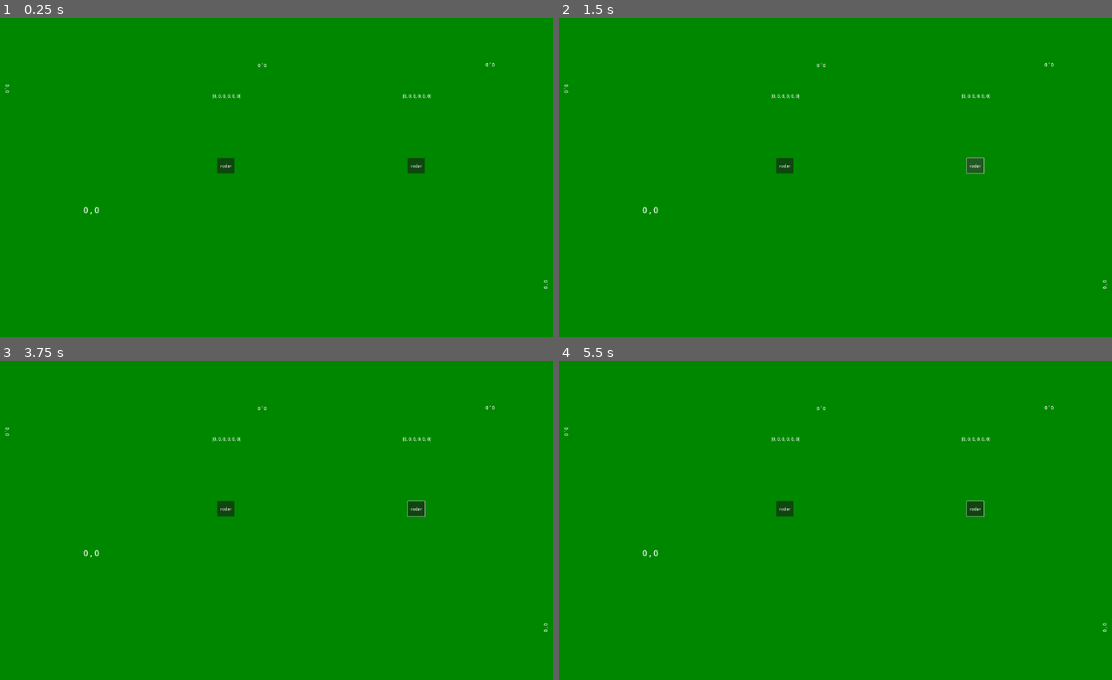
Above: before the commit, frames 1-4 (two rows, left to right).
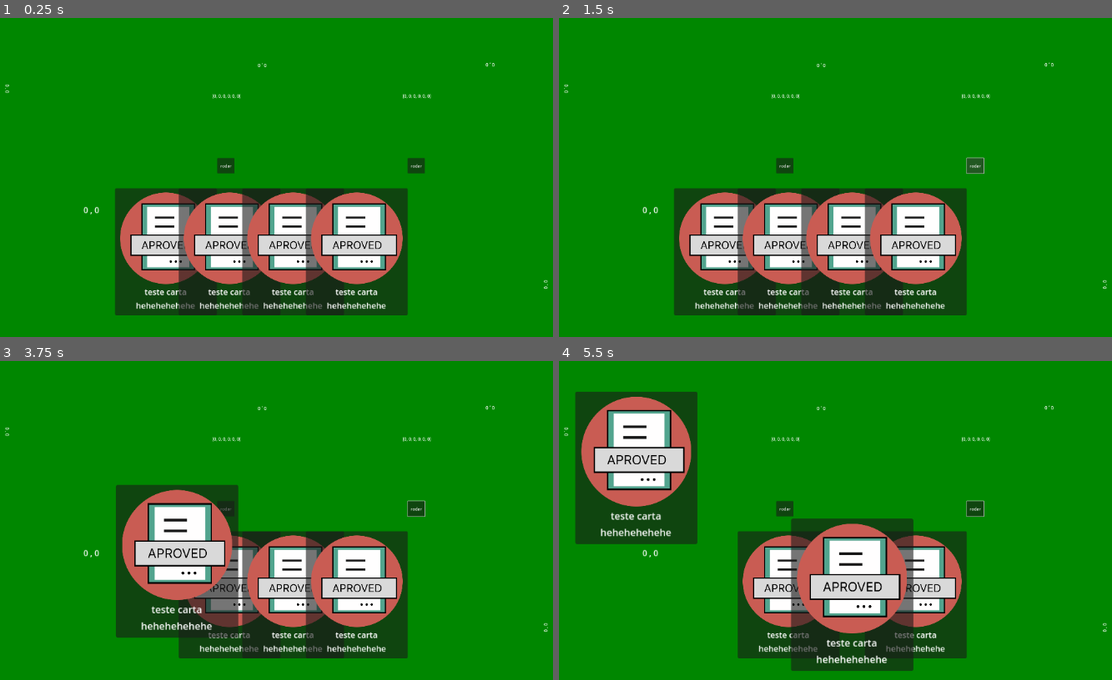
Above: after the commit, the same moments.

Repository: nitsuboy/greatestcardgame-retested
Game: Godot game, scene res://scenes/game_manager.tscn
Same seed, same stepped clock (60 frames per second), same inputs: the game is played once before the commit and once after it.
Inputs (mouse positions are in pixels of both pictures, inside the frame that each line leads up to):
- Up to frame 1 (0.25 s): no input
- Up to frame 2 (1.5 s): click "rodar" at 0.5 s; click "rodar" at 1.25 s
- Up to frame 3 (3.75 s): click "rodar" at 2 s; tap Enter at 2.75 s; move the mouse to (425, 504) at 2.77 s; press the mouse at (425, 504) at 2.78 s; release the mouse at (425, 504) at 3.5 s; tap Space at 3.5 s; drag from (143, 542) to (243, 597) at 3.52 s
- Up to frame 4 (5.5 s): move the mouse to (901, 440) at 4.27 s; press the mouse at (901, 440) at 4.28 s; release the mouse at (901, 440) at 5 s; tap Enter at 5 s; drag from (802, 597) to (636, 466) at 5.02 s

The runs differ from the first frame. In frame 1, 21% of the frame differs, in the area x 20-74%, y 53-94%; in frame 2, 21%; in frame 3, 24%; in frame 4, 29%, in the area x 2-74%, y 9-98%.

Commit message:
chore: conversao da versao antiga para sistemas

Diff:
--- /dev/null
+++ b/resources/cards/carta1.tres
@@ -0,0 +1,15 @@
+[gd_resource type="Resource" script_class="CardData" load_steps=6 format=3 uid="uid://8lycpvwmds8b"]
+
+[ext_resource type="Script" uid="uid://e28mjikyb0n" path="res://scripts/ECS/component.gd" id="1_rj3rp"]
+[ext_resource type="Script" uid="uid://bnwou8rf68emo" path="res://scripts/effect.gd" id="2_5yn54"]
+[ext_resource type="Script" uid="uid://d2pc1vut7peb" path="res://scripts/ECS/components/draggable_component.gd" id="2_rj3rp"]
+[ext_resource type="Script" uid="uid://m1q1ntk8pgeq" path="res://scripts/cards/card_data.gd" id="3_rj3rp"]
+
+[sub_resource type="Resource" id="Resource_h4buk"]
+script = ExtResource("2_rj3rp")
+metadata/_custom_type_script = "uid://d2pc1vut7peb"
+
+[resource]
+script = ExtResource("3_rj3rp")
+components = Array[ExtResource("1_rj3rp")]([SubResource("Resource_h4buk")])
+metadata/_custom_type_script = "uid://m1q1ntk8pgeq"
--- a/resources/decks/green.tres
+++ b/resources/decks/green.tres
@@ -1,8 +1,11 @@
-[gd_resource type="Resource" script_class="CardDeck" load_steps=3 format=3 uid="uid://p2xwfbsgorwg"]
+[gd_resource type="Resource" script_class="CardDeck" load_steps=4 format=3 uid="uid://p2xwfbsgorwg"]
 
 [ext_resource type="Script" uid="uid://m1q1ntk8pgeq" path="res://scripts/cards/card_data.gd" id="1_7ompg"]
+[ext_resource type="Resource" uid="uid://8lycpvwmds8b" path="res://resources/cards/carta1.tres" id="2_7ompg"]
 [ext_resource type="Script" uid="uid://bl3cdq0ctw2od" path="res://scripts/cards/card_deck.gd" id="3_cputv"]
 
 [resource]
 script = ExtResource("3_cputv")
+cards_data = Array[ExtResource("1_7ompg")]([ExtResource("2_7ompg")])
+cards_quantity = Array[int]([4])
 metadata/_custom_type_script = "uid://bl3cdq0ctw2od"
--- a/scenes/card.tscn
+++ b/scenes/card.tscn
@@ -92,7 +92,6 @@
 grow_horizontal = 2
 grow_vertical = 2
 
-[connection signal="property_list_changed" from="." to="." method="_on_property_list_changed"]
 [connection signal="gui_input" from="Control" to="." method="_on_gui_input"]
 [connection signal="mouse_entered" from="Control" to="." method="_on_mouse_entered"]
 [connection signal="mouse_exited" from="Control" to="." method="_on_mouse_exited"]
--- a/scenes/player.tscn
+++ b/scenes/player.tscn
@@ -1,8 +1,12 @@
-[gd_scene load_steps=5 format=3 uid="uid://dgnle58pk5bpt"]
+[gd_scene load_steps=7 format=3 uid="uid://dgnle58pk5bpt"]
 
 [ext_resource type="Script" uid="uid://b1lbx031i35g2" path="res://scripts/player.gd" id="1_v6fml"]
 [ext_resource type="Script" uid="uid://covflmnglvbhg" path="res://scripts/player_hand.gd" id="2_3li8b"]
 [ext_resource type="Script" uid="uid://dnrkl5fuddohw" path="res://scripts/drop_zone.gd" id="3_3li8b"]
+
+[sub_resource type="Curve" id="Curve_qhqgy"]
+
+[sub_resource type="Curve" id="Curve_dqkch"]
 
 [sub_resource type="RectangleShape2D" id="RectangleShape2D_3li8b"]
 size = Vector2(700, 300)
@@ -13,6 +17,8 @@
 
 [node name="PlayerHand" type="Node2D" parent="."]
 script = ExtResource("2_3li8b")
+hand_curve = SubResource("Curve_qhqgy")
+rotation_curve = SubResource("Curve_dqkch")
 metadata/_custom_type_script = "uid://covflmnglvbhg"
 
 [node name="DropZone" type="CollisionShape2D" parent="." node_paths=PackedStringArray("who_to_apply") groups=["dropplace"]]
--- a/scripts/ECS/component.gd
+++ b/scripts/ECS/component.gd
@@ -1 +1,2 @@
 @abstract class_name Component
+extends Resource
--- /dev/null
+++ b/scripts/ECS/components/draggable_component.gd
@@ -0,0 +1,5 @@
+class_name DraggableComponent
+extends Component
+
+var dragging := false
+var offset := Vector2.ZERO
--- /dev/null
+++ b/scripts/ECS/components/node_component.gd
@@ -0,0 +1,4 @@
+class_name NodeComponent
+extends Component
+
+var node: Node = null
--- /dev/null
+++ b/scripts/ECS/components/zoomable_component.gd
@@ -0,0 +1,4 @@
+class_name ZoomableComponent
+extends Component
+
+var zoom: float = 1.5
--- a/scripts/ECS/entity.gd
+++ b/scripts/ECS/entity.gd
@@ -13,6 +13,9 @@
 	next_id += 1
 	all_entities.append(self)
 
+func _notification(what: int):
+	if what == NOTIFICATION_PREDELETE:
+		all_entities.erase(self)
 
 static func get_all_entities() -> Array[Entity]:
 	return all_entities
--- a/scripts/ECS/event.gd
+++ b/scripts/ECS/event.gd
@@ -1,7 +1,7 @@
 @abstract class_name Event
 
 var treated: bool = false
-var args: EventArgs = null
+var args: Variant = null
 var targets: Array[Entity] = []
 
 
--- /dev/null
+++ b/scripts/ECS/events/card_gui_input_event.gd
@@ -0,0 +1,9 @@
+class_name CardGuiInputEvent
+extends Event
+
+func _init(event_args: InputEvent, target_entity: Entity):
+	args = event_args
+	targets = [target_entity]
+
+func treat(entity: Entity) -> void:
+	InputSystem.handle_gui_input(args, entity)
--- /dev/null
+++ b/scripts/ECS/systems/drag_system.gd
@@ -0,0 +1,47 @@
+extends System
+class_name DragSystem
+
+static func update(_delta: float) -> void:
+	for entity in Entity.get_all_entities():
+		var draggable = EntitySystem.get_comp(entity, DraggableComponent)
+		if not draggable:
+			continue
+		var node_comp = EntitySystem.get_comp(entity, NodeComponent)
+		if not node_comp:
+			continue
+
+		var node = node_comp.node
+
+		# Se estiver sendo arrastado, move com o mouse
+		if draggable.dragging:
+			node.global_position = node.get_global_mouse_position()
+			if node.get_parent() is PlayerHand:
+				node.get_parent().move_card(node)
+			Globals.is_dragging = true
+
+static func _with_draggable_node(entity: Entity, func_ref: Callable) -> void:
+	var draggable = EntitySystem.get_comp(entity, DraggableComponent)
+	if not draggable:
+		return
+	var node_comp = EntitySystem.get_comp(entity, NodeComponent)
+	if not node_comp:
+		return
+
+	func_ref.call(draggable, node_comp.node)
+
+static func on_drag_start(entity: Entity):
+	_with_draggable_node(entity, func(draggable, node):
+		node.get_child(1).mouse_default_cursor_shape = Control.CURSOR_DRAG
+		draggable.dragging = true
+		Globals.is_dragging = true
+		node.resize(1.2)
+		node.rotate(0.1, node.rotation)
+	)
+
+static func on_drag_end(entity: Entity):
+	_with_draggable_node(entity, func(draggable, node):
+		node.get_child(1).mouse_default_cursor_shape = Control.CURSOR_POINTING_HAND
+		draggable.dragging = false
+		Globals.is_dragging = false
+		node.move(0.1, node.snap_pos)
+	)
--- a/scripts/ECS/entity_system.gd
+++ b/scripts/ECS/systems/entity_system.gd
@@ -11,7 +11,7 @@
 
 
 ## Retorna o componente de determinado tipo se a entidade tiver, caso contrário retorna null
-static func try_comp(entity: Entity, comp_type: Script) -> Component:
+static func get_comp(entity: Entity, comp_type: Script) -> Component:
 	for component in entity.components:
 		if component.get_script() == comp_type:
 			return component
--- /dev/null
+++ b/scripts/ECS/systems/input_system.gd
@@ -0,0 +1,23 @@
+class_name InputSystem
+extends System
+
+static func handle_gui_input(event: InputEvent, entity: Entity) -> void:
+	var node_comp = EntitySystem.get_comp(entity, NodeComponent)
+	if not node_comp:
+		return
+
+	var card = node_comp.node
+
+	if event :
+		card.card_is_focused(true)
+	else:
+		card.card_is_focused(false)
+		return
+
+	# Encaminhar eventos de input para os sistemas adequados
+	if event.is_action_pressed("mouse_left"):
+		DragSystem.on_drag_start(entity)
+		ZoomSystem.on_zoom_start(entity)
+	elif event.is_action_released("mouse_left"):
+		DragSystem.on_drag_end(entity)
+		ZoomSystem.on_zoom_end(entity)
--- /dev/null
+++ b/scripts/ECS/systems/zoom_system.gd
@@ -0,0 +1,34 @@
+class_name ZoomSystem
+extends System
+
+static func _with_zoomable_node(entity: Entity, func_ref: Callable) -> void:
+	var zoomable = EntitySystem.get_comp(entity, ZoomableComponent)
+	if not zoomable:
+		return
+	var node_comp = EntitySystem.get_comp(entity, NodeComponent)
+	if not node_comp:
+		return
+
+	func_ref.call(zoomable, node_comp.node)
+
+static func on_zoom_start(entity:Entity) -> void:
+	_with_zoomable_node(entity, func(draggable, node):
+		Globals.is_dragging = true
+		node.get_child(1).mouse_default_cursor_shape = Control.CURSOR_HELP
+		var xf: Transform2D = node.get_global_transform()
+		var scale_x = xf.x.length()
+		var rodtation = xf.x.angle()
+		node.resize(1.5 / (scale_x / node.scale.x))
+		node.rotate(0.1, node.rotation - rodtation)
+		var disp_size: Vector2 = DisplayServer.window_get_size() / 2
+		var g_position: Vector2 = disp_size - node.global_position
+		node.move(0.1, g_position)
+	)
+
+static func on_zoom_end(entity:Entity) -> void:
+	_with_zoomable_node(entity, func(draggable, node):
+		Globals.is_dragging = false
+		node.get_child(1).mouse_default_cursor_shape = Control.CURSOR_HELP
+		node.card_is_focused(false)
+		node.move(0.1, node.snap_pos, node.snap_rot)
+	)
--- a/scripts/cards/card.gd
+++ b/scripts/cards/card.gd
@@ -1,5 +1,7 @@
 class_name Card
 extends Control
+
+var entity: Entity
 
 const CARD_TYPE = preload("res://scripts/cards/Enums.gd").CardType
 
@@ -18,21 +20,14 @@
 @onready var artwork = $Panel/MarginContainer/Front/Artwork
 #@onready var background = $BackgroundColorRect
 
-
-func _ready() -> void:
-	if card_data:
-		_apply_card_data()
-		for c in card_data.components:
-			c.ready(self)
-
-
-func _process(_delta: float) -> void:
-	if dragging:
-		global_position = get_global_mouse_position()
-		if get_parent() is PlayerHand:
-			holder.hand.move_card(self)
-		Globals.is_dragging = true
-
+func _ready():
+	entity = Entity.new()
+	var nc: NodeComponent = NodeComponent.new()
+	nc.node = self
+	entity.components.append(nc)
+	for c in card_data.components:
+		entity.components.append(c.duplicate())
+	print(EntitySystem.has_comp(entity,DraggableComponent))
 
 func _apply_card_data() -> void:
 	# Atualiza os elementos de UI
@@ -42,6 +37,7 @@
 	#background.color = _get_color_for_type(card_data)
 
 
+# interaction
 func card_is_focused(value: bool) -> void:
 	if Globals.is_dragging:
 		return
@@ -52,28 +48,19 @@
 		z_index = 0
 		await resize(1.0)
 
+func _on_gui_input(event: InputEvent) -> void:
+	print(self)
+	if entity == null:
+		return
+	var e = CardGuiInputEvent.new(event, entity)
+	e.start()
 
-# interaction
+func _on_control_mouse_exited() -> void:
 
-
-func _on_gui_input(event: InputEvent) -> void:
-	if event.is_action_pressed("mouse_left"):
-		for c in card_data.components:
-			c.on_drag_start(self)
-	if event.is_action_released("mouse_left"):
-		var drop = check_drop()
-		for c in card_data.components:
-			c.on_drag_end(self)
-			if drop:
-				c.on_drop(self, drop)
-
-
-func _on_mouse_entered() -> void:
-	card_is_focused(true)
-
-
-func _on_mouse_exited() -> void:
-	card_is_focused(false)
+	if entity == null:
+		return
+	var e = CardGuiInputEvent.new(null, entity)
+	e.start()
 
 
 # procedural animation
@@ -104,29 +91,3 @@
 		Tween.EASE_OUT
 	)
 	await t.finished
-
-
-# Utils
-
-
-func check_drop() -> DropZone:
-	var drop_area = get_global_mouse_position()
-	var play_area = get_tree().get_nodes_in_group("dropplace")
-
-	for i in play_area:
-		if i.shape.get_rect().has_point(i.to_local(drop_area)):
-			return i
-	return null
-
-
-func is_node_of_class(node: Resource, class_string: String) -> bool:
-	if node.get_script() and node.get_script().get_global_name() == class_string:
-		return true
-	return false
-
-
-func get_component(target_type: String):
-	for component in card_data.components:
-		if is_node_of_class(component, target_type):
-			return component
-	return null
--- a/scripts/cards/card_data.gd
+++ b/scripts/cards/card_data.gd
@@ -7,4 +7,4 @@
 @export var artwork: Texture2D
 @export var description: String = ""
 @export var effects: Array[Effect]
-@export var components: Array[CardComponent]
+@export var components: Array[Component]
--- a/scripts/cards/components/draggable_component.gd
+++ b/scripts/cards/components/draggable_component.gd
@@ -1,10 +1,8 @@
-class_name DraggableComponent
+class_name DraggableComponentod
 extends CardComponent
 
-
-func ready(_card) -> void:
-	_card.get_child(1).mouse_default_cursor_shape = Control.CURSOR_POINTING_HAND
-
+var dragging := false
+var offset := Vector2.ZERO
 
 func on_drag_start(_card: Card) -> void:
 	_card.get_child(1).mouse_default_cursor_shape = Control.CURSOR_DRAG
--- a/scripts/cards/components/zoomable_component.gd
+++ b/scripts/cards/components/zoomable_component.gd
@@ -1,4 +1,4 @@
-class_name ZoomableComponent
+class_name ZoomableComponentd
 extends CardComponent
 
 
--- a/scripts/cards/globals.gd
+++ b/scripts/cards/globals.gd
@@ -5,6 +5,6 @@
 
 
 func _ready() -> void:
-	Input.set_custom_mouse_cursor(load("res://assets/Hand1.png"), Input.CURSOR_POINTING_HAND)
-	Input.set_custom_mouse_cursor(load("res://assets/Hand_Drag1.png"), Input.CURSOR_DRAG)
-	Input.set_custom_mouse_cursor(load("res://assets/Arrow1.png"), Input.CURSOR_ARROW)
+	Input.set_custom_mouse_cursor(load("res://assets/hand1.png"), Input.CURSOR_POINTING_HAND)
+	Input.set_custom_mouse_cursor(load("res://assets/hand__drag1.png"), Input.CURSOR_DRAG)
+	Input.set_custom_mouse_cursor(load("res://assets/arrow1.png"), Input.CURSOR_ARROW)
--- a/scripts/game_manager.gd
+++ b/scripts/game_manager.gd
@@ -23,6 +23,9 @@
 		questions.append(q)
 	change_state(GameState.INIT)
 
+func _process(delta: float) -> void:
+	if Globals.is_dragging:
+		DragSystem.update(delta)
 
 func change_state(new_state: GameState) -> void:
 	state = new_state
--- a/scripts/player_hand.gd
+++ b/scripts/player_hand.gd
@@ -62,7 +62,10 @@
 		pos_arr.append(final)
 		card.snap_pos = final
 		card.snap_rot = max_rotation_degrees * rot_multiplier
-		if !card.dragging:
+		var draggable = EntitySystem.get_comp(card.entity, DraggableComponent)
+		if not draggable:
+			continue
+		if !draggable.dragging:
 			card.move(.1, final, max_rotation_degrees * rot_multiplier)
 
 
Not shown: 1 places in scenes/card.tscn that only renumber resources
Not shown, added: scripts/ECS/components/draggable_component.gd.uid
Not shown, added: scripts/ECS/components/node_component.gd.uid
Not shown, added: scripts/ECS/components/zoomable_component.gd.uid
Not shown, added: scripts/ECS/events/card_gui_input_event.gd.uid
Not shown, added: scripts/ECS/systems/drag_system.gd.uid
Renamed: scripts/ECS/entity_system.gd.uid -> scripts/ECS/systems/entity_system.gd.uid
Not shown, added: scripts/ECS/systems/input_system.gd.uid
Not shown, added: scripts/ECS/systems/zoom_system.gd.uid
Not shown, changed: scripts/cards/globals.gd.uid
Not shown, changed: docs/GIT.md
Not shown, added: scenes/game_manager.tscn19406000013.tmp
(and 2 more such lines)
